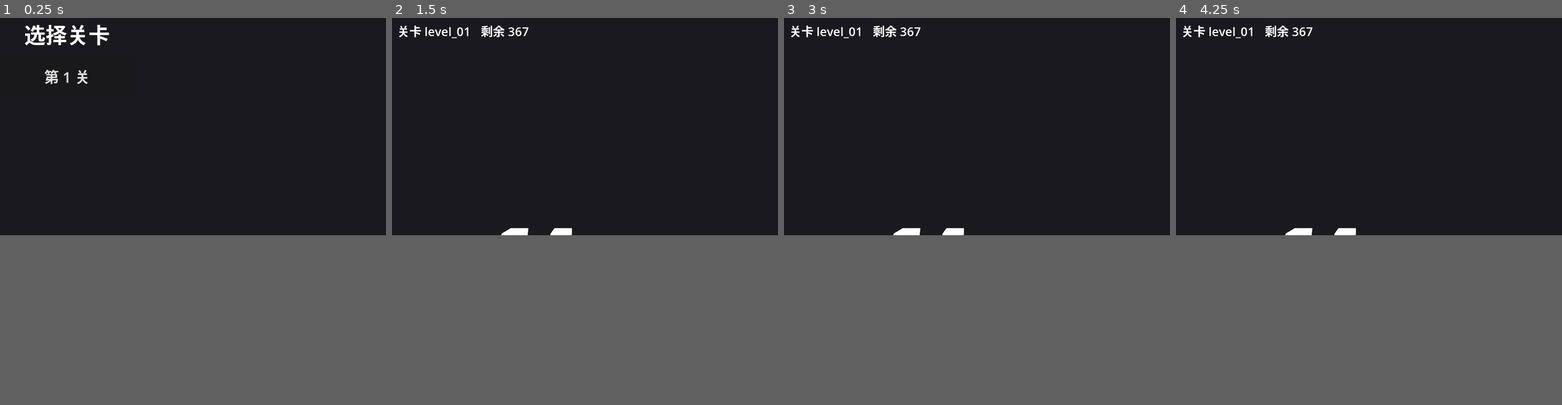
Above: before the commit, frames 1-4 (left to right).
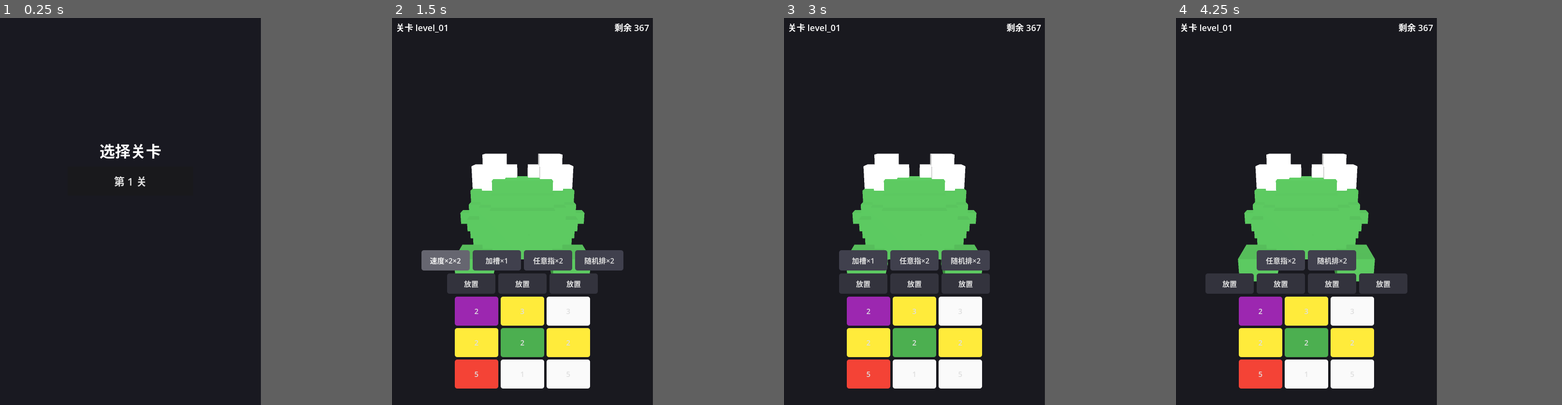
Above: after the commit, the same moments.

Repository: AdrianAndroid/godot-voxel-block-smash
Game: Godot game, scene res://scenes/main/main.tscn
Same seed, same stepped clock (60 frames per second), same inputs: the game is played once before the commit and once after it.
Inputs (mouse positions are in pixels of both pictures, inside the frame that each line leads up to):
- Up to frame 1 (0.25 s): no input
- Up to frame 2 (1.5 s): click "第 1 关" at 0.5 s; click (473, 153) at 1.25 s, where only the run after the commit has a clickable "速度×2×3"
- Up to frame 3 (3 s): click (865, 153) at 2 s, where only the run after the commit has a clickable "速度×2×2"; click (865, 153) at 2.75 s, where only the run after the commit has a clickable "速度×2×1"
- Up to frame 4 (4.25 s): click (1291, 153) at 3.5 s, where only the run after the commit has a clickable "加槽×1"
The window is 799x449 before the commit and 540x800 after it. Grey fills any space a smaller window leaves; there, only what the larger window draws over its background counts as a difference.

The runs differ from the first frame. In frame 1, 1.1% of the frame differs, in the area x 6-42%, y 1-44%; in frame 2, 19%, in the area x 1-67%, y 1-96%; in frame 3, 19%; in frame 4, 19%.

Commit message:
阶段6+7: 安卓打包与模拟器全量验证 — T01~T24终轮报告
- export_presets.cfg + ETC2/ASTC + 竖屏整数枚举，调试签名APK构建成功
  最终SHA256=75f6fd2cde4b15d8c229b31c652925fcfa6f7b6b903a22477f20bcb4aad9cdad
- 设备实测驱动修复：模型二次中心偏移、相机行主序基向量、HUD锚点尺寸、
  event_recorder Android缓冲未flush（0字节日志）、暂停/退出recorder.close
- perf_monitor周期性能日志；render/scene探针桌面可视化诊断
- 模拟器(API33/x86_64/1080x2400)全玩法证据链：发射事务/四道具/连击/旋转/
  跨进程恢复(剩余359一致)；证据存docs/evidence/
- 性能如实记录：SwiftShader下FPS10/p95 143ms未达D07阈值(FAIL,需真机复测)，
  内存57MB达标；T23部分执行不推定通过
- test-report.md终轮：T01~T12/T14~T22/T24 PASS，T13 FAIL，T23部分
- GDD D03登记max_bounces=64执行默认

🤖 Generated with [Claude Code](https://claude.com/claude-code)

Co-Authored-By: Claude <noreply@anthropic.com>

Diff:
--- a/project.godot
+++ b/project.godot
@@ -12,7 +12,15 @@
 run/main_scene="res://scenes/main/main.tscn"
 config/features=PackedStringArray("4.7", "GL Compatibility")
 
+[display]
+
+window/size/viewport_width=1080
+window/size/viewport_height=2400
+window/handheld/orientation=1
+window/stretch/mode="disabled"
+
 [rendering]
 
 renderer/rendering_method="gl_compatibility"
 renderer/rendering_method.mobile="gl_compatibility"
+textures/vram_compression/import_etc2_astc=true
--- a/scenes/main/main.tscn
+++ b/scenes/main/main.tscn
@@ -13,7 +13,7 @@
 script = ExtResource("1")
 
 [node name="Camera3D" type="Camera3D" parent="."]
-transform = Transform3D(1, 0, 0, 0, 0.923, -0.385, 0, 0.385, 0.923, 0, 5, 14)
+transform = Transform3D(1, 0, 0, 0, 0.964764, 0.263117, 0, -0.263117, 0.964764, 0, 6, 22)
 current = true
 
 [node name="DirectionalLight3D" type="DirectionalLight3D" parent="."]
--- a/scripts/app/main.gd
+++ b/scripts/app/main.gd
@@ -34,11 +34,18 @@
 	level_list = preload("res://scripts/presentation/level_list_presenter.gd").new()
 	level_list.on_level_chosen = _on_level_chosen
 	ui.add_child(level_list)
+	add_child(preload("res://scripts/diagnostics/perf_monitor.gd").new())
 
 
 func _on_level_chosen(level_id: String) -> void:
 	_current_level_path = "res://assets/levels/%s.json" % level_id
-	var res: Dictionary = controller.start_level(_current_level_path)
+	controller.recorder.open()
+	var snap: Dictionary = LevelRepository.load_snapshot(level_id)
+	var restore: Dictionary = {}
+	if snap.get("ok", false) and snap.get("exists", false) \
+			and snap.snapshot.get("outcome", "") == "RUNNING":
+		restore = snap.snapshot  # 跨进程恢复进行中的本局（G15/D09）；已终局则重开
+	var res: Dictionary = controller.start_level(_current_level_path, restore)
 	if not res.ok:
 		push_error("关卡启动失败: " + str(res.get("error", "")))
 		return
@@ -83,3 +90,7 @@
 func _notification(what: int) -> void:
 	if what == NOTIFICATION_WM_CLOSE_REQUEST and controller.session != null:
 		controller.save_session()
+		controller.recorder.close()
+	elif what == NOTIFICATION_APPLICATION_PAUSED and controller.session != null:
+		controller.save_session()  # Android 退后台即落盘（G15）
+		controller.recorder.close()
--- a/scripts/diagnostics/event_recorder.gd
+++ b/scripts/diagnostics/event_recorder.gd
@@ -51,6 +51,7 @@
 func _write(row: Dictionary) -> void:
 	if _file != null:
 		_file.store_line(JSON.stringify(row))
+		_file.flush()  # Android 上 close() 前缓冲不落盘，每行强制 flush（诊断日志，量小）
 
 
 static func _to_jsonable(v: Variant) -> Variant:
--- /dev/null
+++ b/scripts/diagnostics/perf_monitor.gd
@@ -0,0 +1,48 @@
+extends Node
+
+## D07 性能采样：帧时间窗口统计（avg/p95/FPS）+ 内存，周期写 user://perf_log.jsonl。
+## 只读测量，不影响玩法。
+
+var interval_sec := 5.0
+var path := "user://perf_log.jsonl"
+var enabled := true
+
+var _frames: Array[float] = []
+var _elapsed := 0.0
+var _file: FileAccess
+
+
+func _ready() -> void:
+	_file = FileAccess.open(path, FileAccess.WRITE)
+
+
+func _process(delta: float) -> void:
+	if not enabled or _file == null:
+		return
+	_frames.append(delta)
+	_elapsed += delta
+	if _elapsed >= interval_sec:
+		_flush()
+		_elapsed = 0.0
+
+
+func _flush() -> void:
+	if _frames.is_empty():
+		return
+	_frames.sort()
+	var sum := 0.0
+	for f in _frames:
+		sum += f
+	var avg := sum / _frames.size()
+	var p95: float = _frames[mini(int(_frames.size() * 0.95), _frames.size() - 1)]
+	var row := {
+		"ts": Time.get_unix_time_from_system(),
+		"frames": _frames.size(),
+		"fps": 1.0 / avg if avg > 0 else 0.0,
+		"avg_ms": avg * 1000.0,
+		"p95_ms": p95 * 1000.0,
+		"mem_static_mb": OS.get_static_memory_usage() / 1048576.0,
+	}
+	_file.store_line(JSON.stringify(row))
+	_file.flush()
+	_frames.clear()
--- a/scripts/presentation/hud_presenter.gd
+++ b/scripts/presentation/hud_presenter.gd
@@ -24,6 +24,8 @@
 
 func _ready() -> void:
 	set_anchors_preset(PRESET_FULL_RECT)
+	size = get_viewport_rect().size  # CanvasLayer 父级不提供 Control 尺寸，显式取视口
+	get_viewport().size_changed.connect(func() -> void: size = get_viewport_rect().size)
 	mouse_filter = MOUSE_FILTER_IGNORE
 	_build_ui()
 
@@ -41,7 +43,7 @@
 
 func _build_ui() -> void:
 	var top := HBoxContainer.new()
-	top.set_anchors_preset(PRESET_TOP_WIDE)
+	top.set_anchors_preset(PRESET_TOP_WIDE, false)
 	top.offset_top = 12
 	top.offset_left = 16
 	top.offset_right = -16
@@ -60,13 +62,18 @@
 	top.add_child(_remain_label)
 
 	_result_label = Label.new()
-	_result_label.set_anchors_preset(PRESET_CENTER)
+	_result_label.set_anchors_preset(PRESET_CENTER, false)
+	_result_label.offset_left = -300
+	_result_label.offset_right = 300
 	_result_label.add_theme_font_size_override("font_size", 96)
 	_result_label.horizontal_alignment = HORIZONTAL_ALIGNMENT_CENTER
 	add_child(_result_label)
 
 	var bottom := VBoxContainer.new()
-	bottom.set_anchors_preset(PRESET_BOTTOM_WIDE)
+	bottom.anchor_left = 0.0
+	bottom.anchor_right = 1.0
+	bottom.anchor_top = 1.0
+	bottom.anchor_bottom = 1.0
 	bottom.offset_left = 16
 	bottom.offset_right = -16
 	bottom.offset_bottom = -16
--- a/scripts/presentation/level_list_presenter.gd
+++ b/scripts/presentation/level_list_presenter.gd
@@ -12,12 +12,21 @@
 
 func _ready() -> void:
 	set_anchors_preset(PRESET_FULL_RECT)
+	size = get_viewport_rect().size  # CanvasLayer 父级不提供 Control 尺寸，显式取视口
+	get_viewport().size_changed.connect(func() -> void: size = get_viewport_rect().size)
 	var bg := ColorRect.new()
 	bg.color = Color(0.1, 0.1, 0.13)
 	bg.set_anchors_preset(PRESET_FULL_RECT)
+	bg.size = size
 	add_child(bg)
 	_container = VBoxContainer.new()
-	_container.set_anchors_preset(PRESET_CENTER)
+	_container.anchor_left = 0.5
+	_container.anchor_right = 0.5
+	_container.anchor_top = 0.5
+	_container.anchor_bottom = 0.5
+	_container.offset_left = -260
+	_container.offset_right = 260
+	_container.offset_top = -300
 	_container.add_theme_constant_override("separation", 20)
 	add_child(_container)
 	refresh()
--- a/scripts/voxel/voxel_model_node.gd
+++ b/scripts/voxel/voxel_model_node.gd
@@ -12,9 +12,9 @@
 	manager = p_manager
 	voxel_data = p_data
 	var render_node: Node3D = manager.build(p_data)
+	# 实例变换已含 -center_offset（grid_to_local），渲染子节点不再二次偏移，
+	# 枢轴即本节点原点（= 模型包围盒中心），旋转绕中心（G01）
 	add_child(render_node)
-	# 以包围盒中心为枢轴，便于绕中心旋转
-	render_node.position = -p_data.center_offset()
 
 
 func grid_to_world(grid_pos: Vector3) -> Vector3:
--- /dev/null
+++ b/tools/render_probe.gd
@@ -0,0 +1,60 @@
+extends SceneTree
+
+# 桌面渲染探针：进关 → 30 帧后截图 → user://render_probe.png（诊断用，非测试）
+
+const GameControllerScript := preload("res://scripts/app/game_controller.gd")
+
+var _frames := 0
+var _gc: Node
+
+
+func _initialize() -> void:
+	call_deferred("_setup")
+
+
+func _setup() -> void:
+	_gc = GameControllerScript.new()
+	root.add_child(_gc)
+	var r: Dictionary = _gc.start_level("res://assets/levels/level_01.json")
+	print("start_level ok=", r.ok)
+	var model: Node3D = _gc.voxel_model
+	print("model pos=", model.position, " children=", model.get_child_count())
+	var mm := _find_multimesh(model)
+	if mm != null:
+		print("multimesh instances=", mm.multimesh.instance_count, " visible=", mm.multimesh.visible_instance_count)
+	var cam := Camera3D.new()
+	root.add_child(cam)
+	cam.look_at_from_position(Vector3(0, 5, 16), Vector3.ZERO)
+	cam.current = true
+	var env := WorldEnvironment.new()
+	var e := Environment.new()
+	e.background_mode = Environment.BG_COLOR
+	e.background_color = Color(0.1, 0.1, 0.12)
+	e.ambient_light_source = Environment.AMBIENT_SOURCE_COLOR
+	e.ambient_light_color = Color.WHITE
+	e.ambient_light_energy = 0.6
+	env.environment = e
+	root.add_child(env)
+	var light := DirectionalLight3D.new()
+	light.rotation_degrees = Vector3(-45, 30, 0)
+	root.add_child(light)
+
+
+func _find_multimesh(n: Node) -> MultiMeshInstance3D:
+	if n is MultiMeshInstance3D:
+		return n
+	for c in n.get_children():
+		var r := _find_multimesh(c)
+		if r != null:
+			return r
+	return null
+
+
+func _process(_delta: float) -> bool:
+	_frames += 1
+	if _frames == 30:
+		var img: Image = root.get_viewport().get_texture().get_image()
+		img.save_png("user://render_probe.png")
+		print("saved user://render_probe.png ", img.get_size())
+		return true  # 退出
+	return false
--- /dev/null
+++ b/tools/scene_probe.gd
@@ -0,0 +1,48 @@
+extends SceneTree
+
+# 主场景探针：加载 main.tscn → 程序选择 level_01 → 40 帧后截图（诊断用，非测试）
+
+var _frames := 0
+var _main: Node
+
+
+func _initialize() -> void:
+	call_deferred("_setup")
+
+
+func _setup() -> void:
+	_main = load("res://scenes/main/main.tscn").instantiate()
+	root.add_child(_main)
+	await process_frame
+	await process_frame
+	_main._on_level_chosen("level_01")
+	print("level chosen")
+
+
+func _process(_delta: float) -> bool:
+	_frames += 1
+	if _frames == 40:
+		var cam := _main.get_node("Camera3D") as Camera3D
+		var vp := root.get_viewport().get_visible_rect().size
+		print("cam_transform=", cam.global_transform)
+		print("viewport=", vp)
+		print("origin_screen=", cam.unproject_position(Vector3.ZERO))
+		var model: Node3D = _main.controller.voxel_model
+		print("model_global=", model.global_transform)
+		var mm: Node = model.get_child(0)
+		print("render_child_global=", (mm as Node3D).global_transform)
+		var hud: Control = _main.hud
+		print("hud_visible=", hud.visible, " hud_size=", hud.size, " anchors=", hud.anchor_left, ",", hud.anchor_top, ",", hud.anchor_right, ",", hud.anchor_bottom)
+		for c in hud.get_children():
+			var cc := c as Control
+			print("child ", c.name, " anchors=", cc.anchor_top, "..", cc.anchor_bottom, " offsets=", cc.offset_top, "..", cc.offset_bottom, " pos=", cc.position)
+		for i in 3:
+			var b: Button = hud._pool_buttons[i]
+			print("pool_btn", i, " pos=", b.global_position, " size=", b.size, " visible=", b.visible, " text=", b.text)
+		var sb: Button = hud._slot_buttons[0]
+		print("slot_btn0 pos=", sb.global_position, " size=", sb.size, " visible=", sb.visible)
+		var img: Image = root.get_viewport().get_texture().get_image()
+		img.save_png("user://scene_probe.png")
+		print("saved ", img.get_size())
+		return true
+	return false
Binary file added: docs/evidence/device_level01_gameplay.png
Binary file added: docs/evidence/device_rotated_shuffled.png
Binary file added: docs/evidence/device_session_restored.png
Not shown, added: export_presets.cfg
Not shown, added: scripts/diagnostics/perf_monitor.gd.uid
Not shown, added: tools/render_probe.gd.uid
Not shown, added: tools/scene_probe.gd.uid
Not shown, changed: docs/dev-step-log.md
Not shown, added: docs/evidence/event_log_device.jsonl
Not shown, added: docs/evidence/perf_log_device.jsonl
Not shown, changed: docs/game-design.md
Not shown, changed: docs/test-report.md
(and 9 more such lines)
